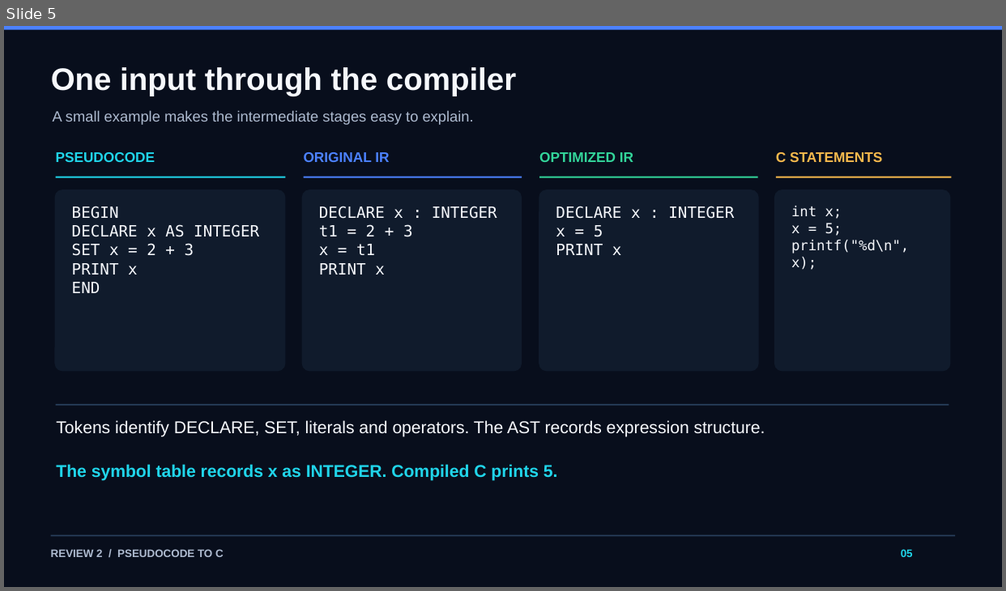
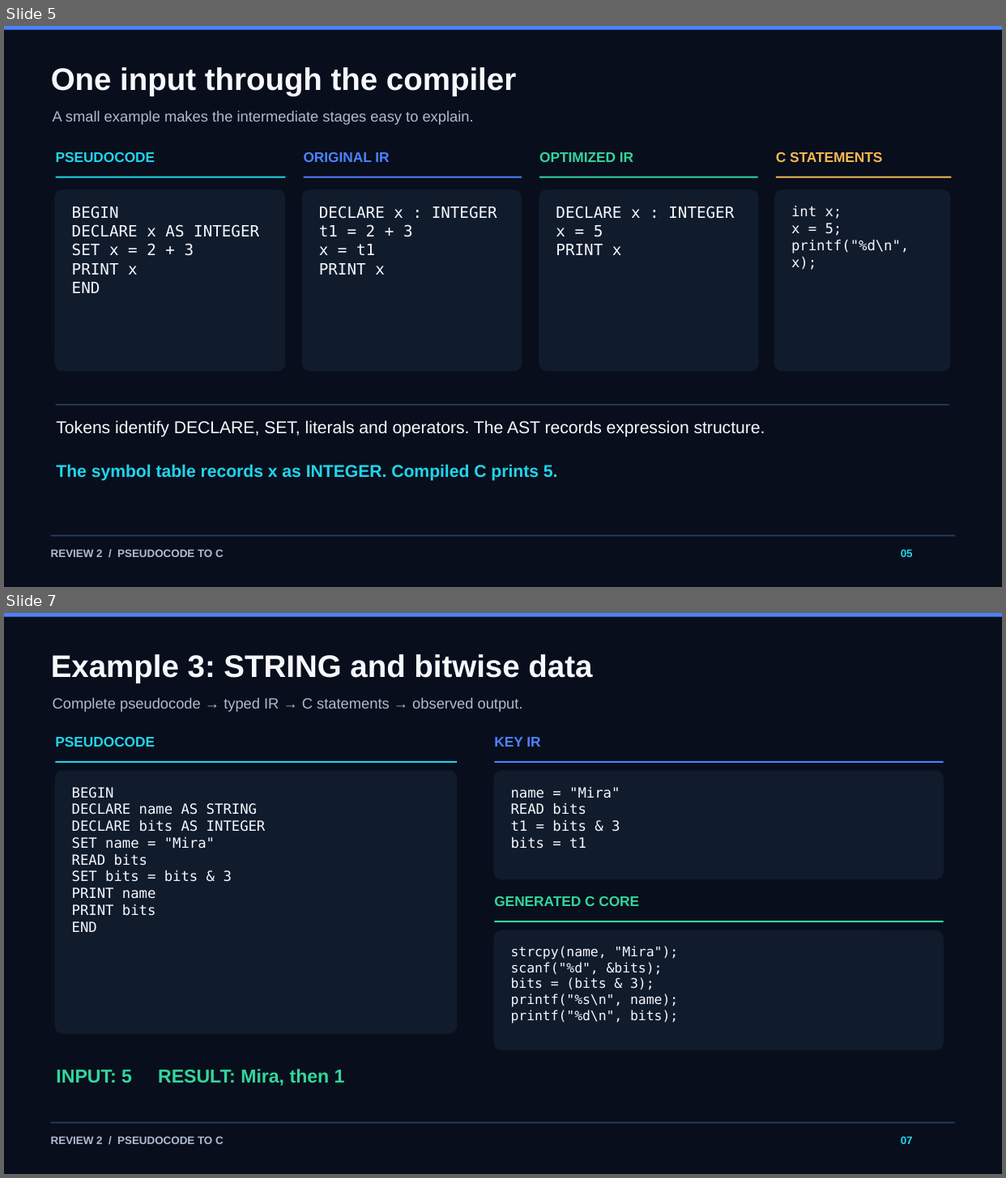
Before and after one commit to Sashwath-sash/pseudocode-to-c, a slide deck: docs/Pseudocode_to_C_Review2.pptx. Shown one above the other, each under a label of ours: slide 5 before the commit, slides 5 and 7 after it; the slides between them are not shown. The pictures are 1006x591 and 1006x1178 pixels, drawn with LibreOffice and Linux fonts; fonts in the diff are those of the drawing. Boxes give left, top, right and bottom in pixels: in the first picture for what was removed or moved away, otherwise in the second. Text is boxed around its words. In the diff, an @@ line names an element or a change of style, - is before the commit and + after.

Commit message:
Show end-to-end compiler examples in Review 2 deck

```diff
--- a/docs/Pseudocode_to_C_Review2.pptx
+++ b/docs/Pseudocode_to_C_Review2.pptx
@@ slide 7 added at [4,613,1002,1174], background #080E1C @@
@@ rectangle added at [4,613,1002,617], fill #4C82FF @@
@@ text added at [51,654,592,683], 30 pt, text #F6F8FC, bold @@
+Example 3: STRING and bitwise data
@@ text added at [53,697,523,712], 14.2 pt, text #AEBBD0 @@
+Complete pseudocode → typed IR → C statements → observed output.
@@ text added at [55,737,155,747], 13.5 pt, text #20D5EA, bold @@
+PSEUDOCODE
@@ text added at [494,737,540,747], 13.5 pt, text #4C82FF, bold @@
+KEY IR
@@ rounded rectangle added at [55,770,458,1033], fill #101B2C @@
@@ rectangle added at [56,761,457,763], fill #20D5EA @@
@@ rounded rectangle added at [493,770,944,879], fill #101B2C @@
@@ rectangle added at [494,761,944,763], fill #4C82FF @@
@@ text added at [72,787,266,932], 13.5 pt, text #F6F8FC @@
+BEGIN
+DECLARE name AS STRING
+DECLARE bits AS INTEGER
+SET name = "Mira"
+READ bits
+SET bits = bits & 3
+PRINT name
+PRINT bits
+END
@@ text added at [511,787,620,849], 13.5 pt, text #F6F8FC @@
+name = "Mira"
+READ bits
+t1 = bits & 3
+bits = t1
@@ text added at [494,897,639,906], 13.5 pt, text #33D69B, bold @@
+GENERATED C CORE
@@ rectangle added at [494,921,944,922], fill #33D69B @@
@@ rounded rectangle added at [493,931,944,1050], fill #101B2C @@
@@ text added at [511,946,678,1024], 12.8 pt, text #F6F8FC @@
+strcpy(name, "Mira");
+scanf("%d", &bits);
+bits = (bits & 3);
+printf("%s\n", name);
+printf("%d\n", bits);
@@ text added at [56,1069,345,1086], 18 pt, text #33D69B, bold @@
+INPUT: 5 RESULT: Mira, then 1
@@ rectangle added at [50,1122,955,1123], fill #29405D @@
@@ text added at [51,1136,224,1144], 10.5 pt, text #AEBBD0, bold @@
+REVIEW 2 / PSEUDOCODE TO C
@@ text added at [901,1136,913,1144], 10.5 pt, text #20D5EA, bold @@
+07
```
Also in this commit, not shown: 1 slide changed, 4 other slides added, 5 slides removed.
